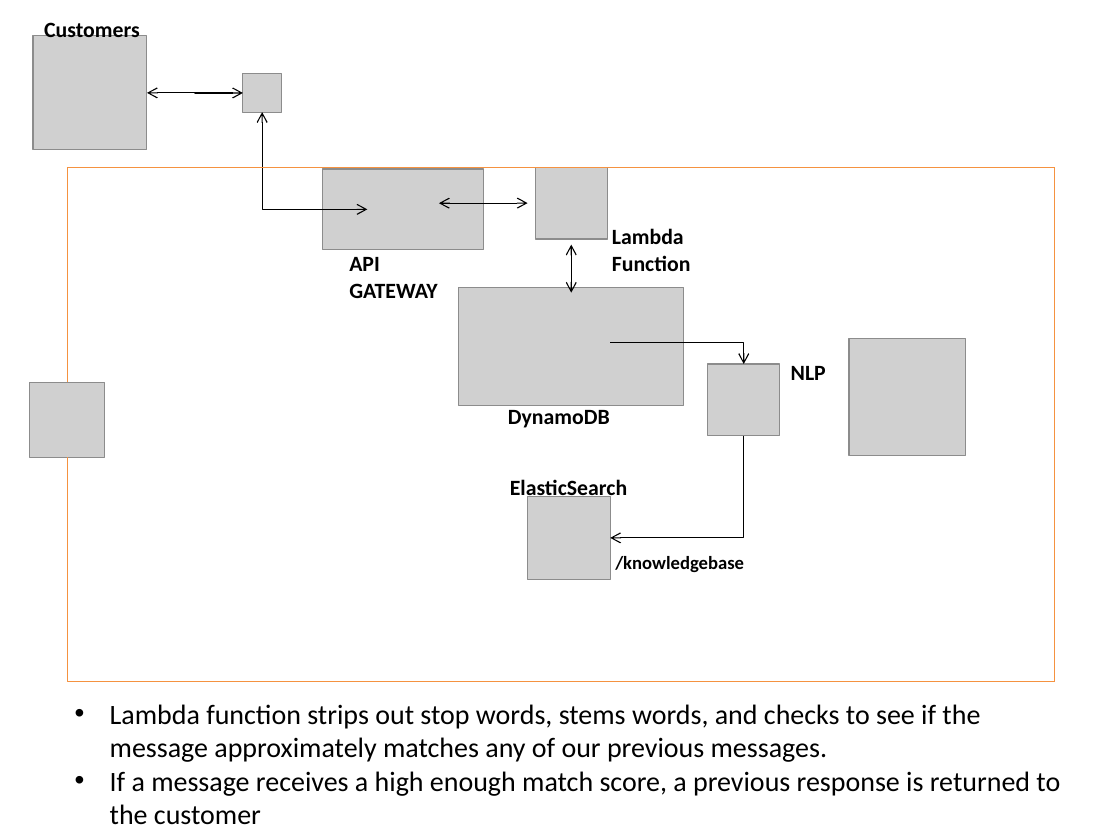
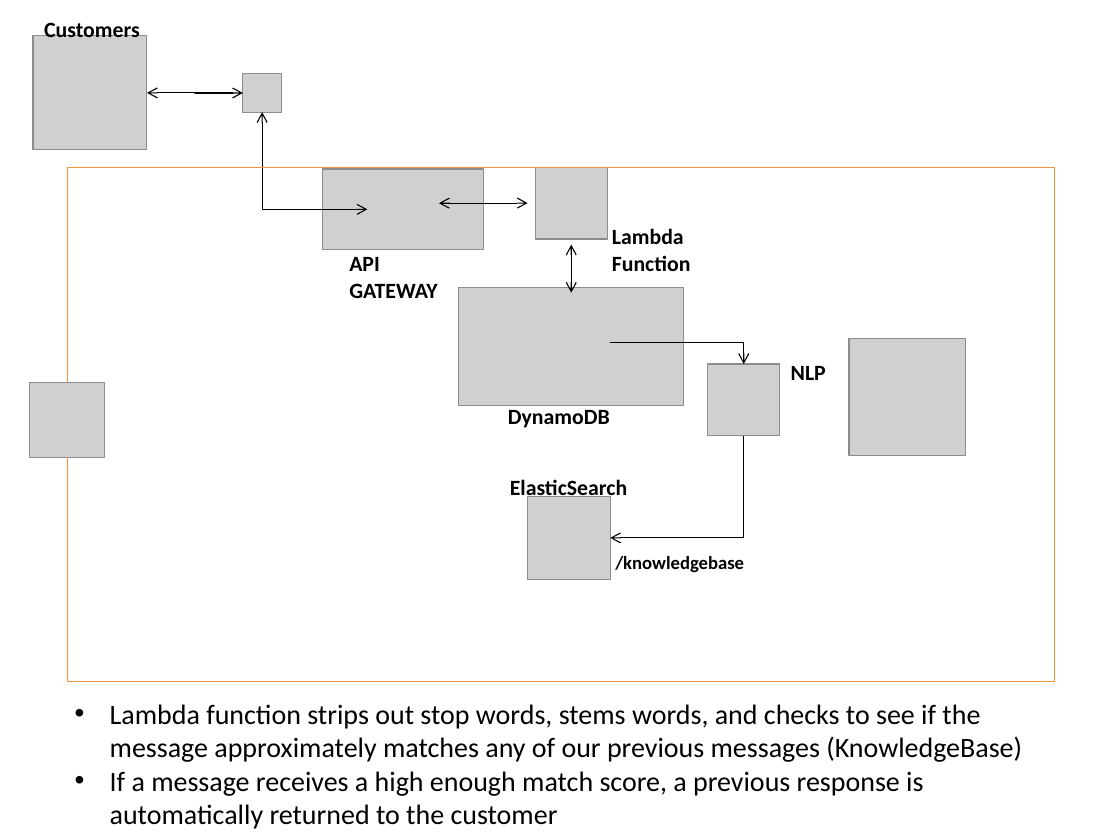
Before and after one commit to brianzy/presentations, a slide deck: slide 14 of 2018-01_chatbot/Presentation-ChatBot_Project.pptx. Drawn at 1120x840 pixels with LibreOffice and Linux fonts; fonts in the diff are those of the drawing; grey boxes stand for pictures. Boxes give left, top, right and bottom in pixels: in the first picture for what was removed or moved away, otherwise in the second. Text is boxed around its words. In the diff, an @@ line names an element or a change of style, - is before the commit and + after.

Commit message:
updates to presentation
updated slides
added PDF version of slides

```diff
--- a/2018-01_chatbot/Presentation-ChatBot_Project.pptx
+++ b/2018-01_chatbot/Presentation-ChatBot_Project.pptx
@@ text at <box>110,704,1022,829</box>: text changed @@
-• Lambda function strips out stop words, stems words, and checks to see if the message approximately matches any of our previous messages.
-• If a message receives a high enough match score, a previous response is returned to the customer
+• Lambda function strips out stop words, stems words, and checks to see if the message approximately matches any of our previous messages (KnowledgeBase)
+• If a message receives a high enough match score, a previous response is automatically returned to the customer
```
Also in this commit, not shown: 5 other slides changed, 2 slides added, 1 other file.
